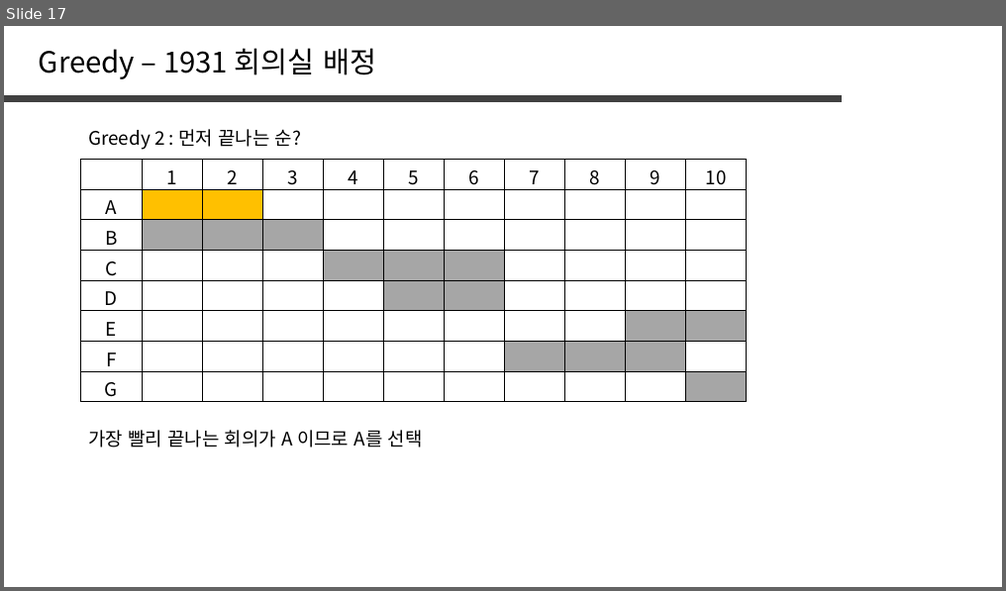
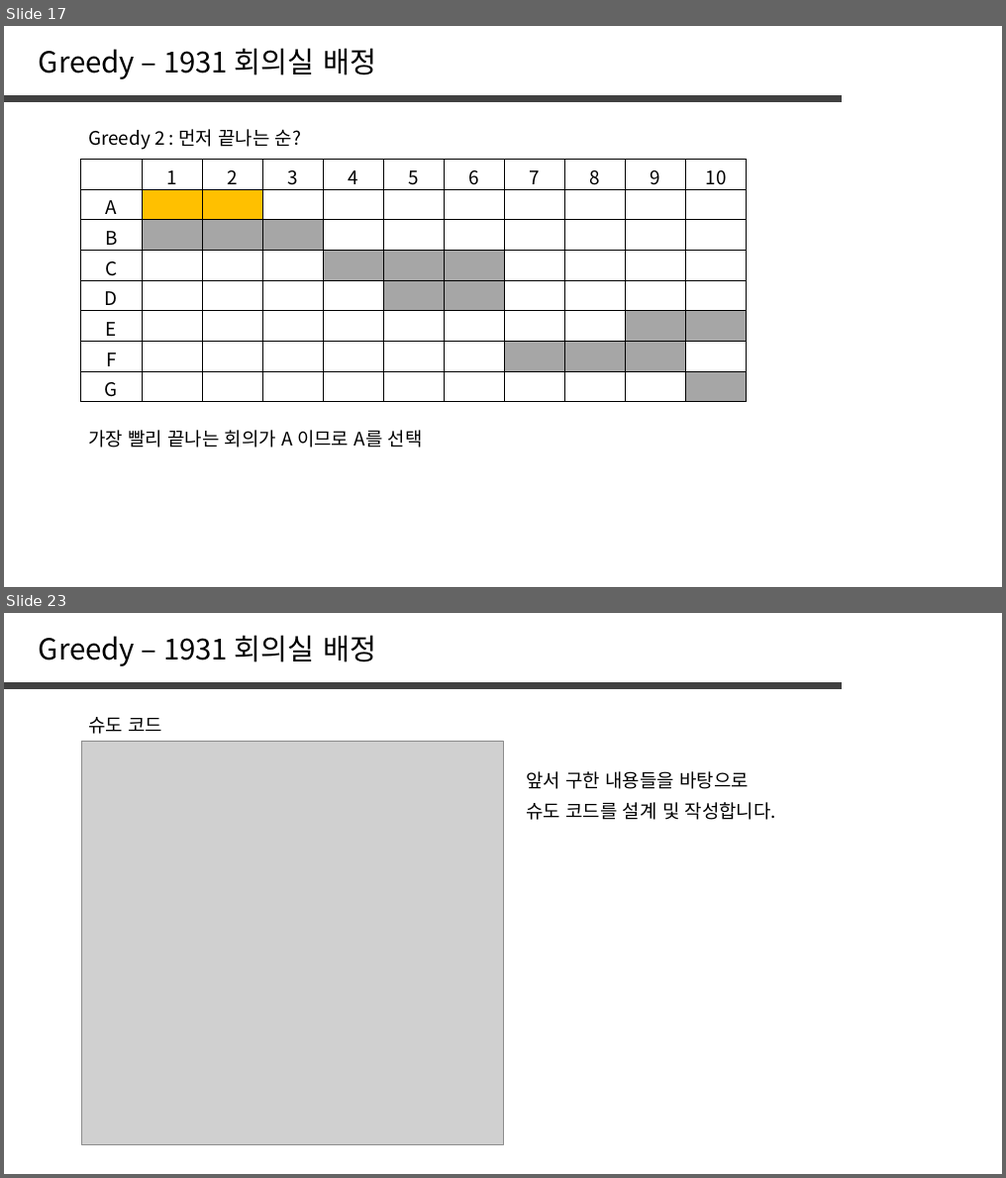
Before and after one commit to jaehoo1/PS-study, a slide deck: study/6_Greedy.pptx. Shown one above the other, each under a label of ours: slide 17 before the commit, slides 17 and 23 after it; the slides between them are not shown. The pictures are 1006x591 and 1006x1178 pixels, drawn with LibreOffice and Linux fonts; fonts in the diff are those of the drawing; grey boxes stand for pictures. Boxes give left, top, right and bottom in pixels: in the first picture for what was removed or moved away, otherwise in the second. Text is boxed around its words. In the diff, an @@ line names an element or a change of style, - is before the commit and + after.

Commit message:
6작성중

```diff
--- a/study/6_Greedy.pptx
+++ b/study/6_Greedy.pptx
@@ slide 23 added at (x1=4, y1=613, x2=1002, y2=1174), background #FFFFFF @@
@@ text added at (x1=39, y1=635, x2=376, y2=666), 28 pt, text #000000 @@
+Greedy – 1931 회의실 배정
@@ line added from (4, 685) to (843, 685), #404040 6 pt @@
@@ text added at (x1=88, y1=717, x2=162, y2=734), 18 pt, text #000000 @@
+슈도 코드
@@ picture added at (x1=81, y1=741, x2=503, y2=1146) @@
@@ text added at (x1=526, y1=771, x2=748, y2=789), 18 pt, text #000000 @@
+앞서 구한 내용들을 바탕으로
@@ text added at (x1=526, y1=802, x2=776, y2=820), 18 pt, text #000000 @@
+슈도 코드를 설계 및 작성합니다.
```
Also in this commit, not shown: 5 slides changed, 5 other slides added.
